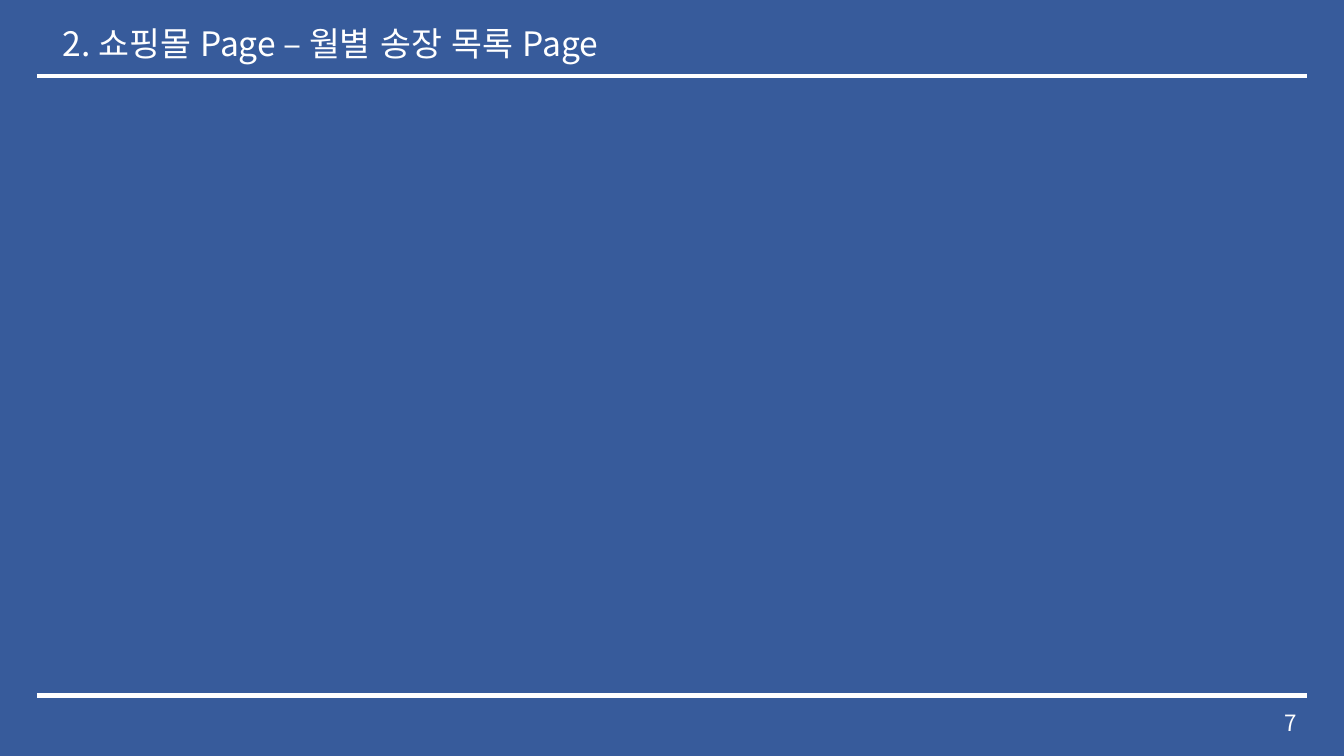
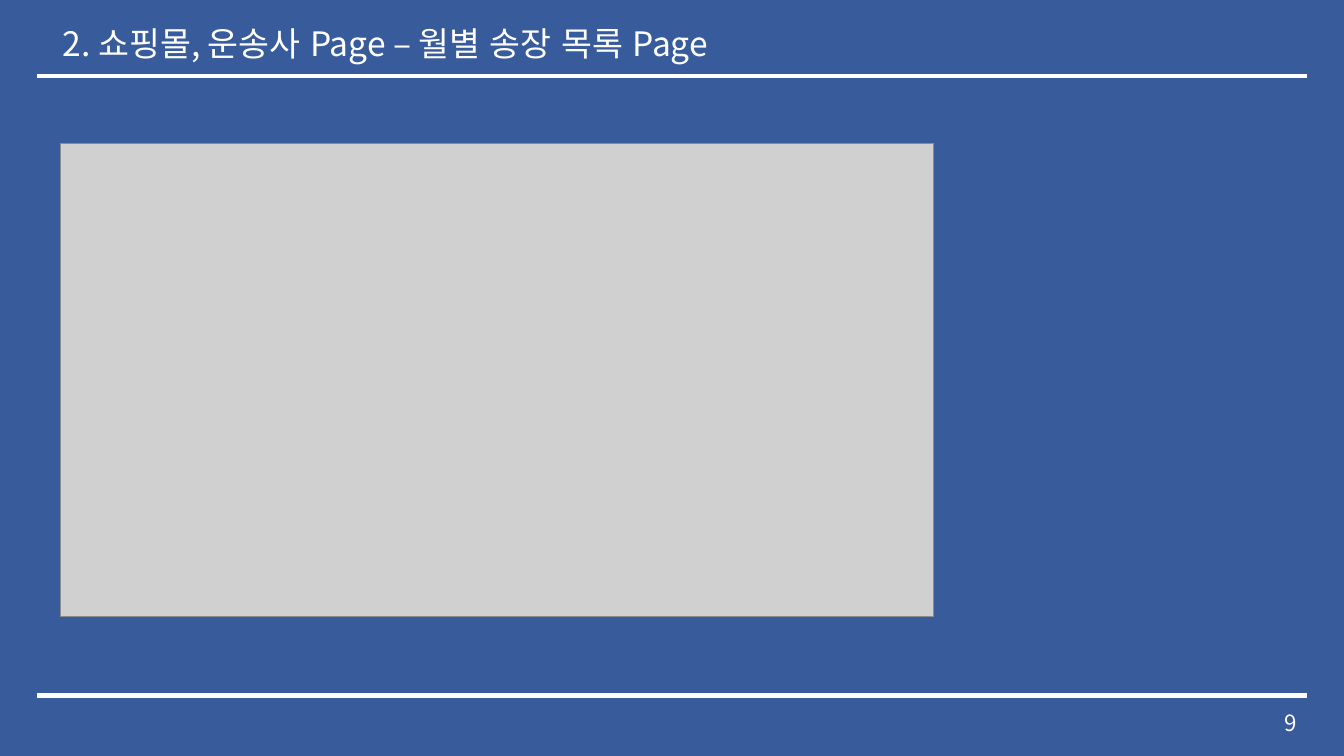
Before and after one commit to lx9203/fulfillmentBlue, a slide deck: slide 9 of Fulfillment 중간발표.pptx (slide 7 before the commit). Drawn at 1344x756 pixels with LibreOffice and Linux fonts; fonts in the diff are those of the drawing; grey boxes stand for pictures. Boxes give left, top, right and bottom in pixels: in the first picture for what was removed or moved away, otherwise in the second. Text is boxed around its words. In the diff, an @@ line names an element or a change of style, - is before the commit and + after.

```diff
--- a/Fulfillment 중간발표.pptx
+++ b/Fulfillment 중간발표.pptx
@@ text at bbox=[63, 28, 708, 65]: text changed @@
-2. 쇼핑몰 Page – 월별 송장 목록 Page
+2. 쇼핑몰, 운송사 Page – 월별 송장 목록 Page
@@ picture added at bbox=[60, 143, 934, 616] @@
@@ page number at bbox=[1285, 714, 1297, 732]: text changed @@
-7
+9
```
Also in this commit, not shown: 10 other slides changed, 3 slides removed, 15 other files.
